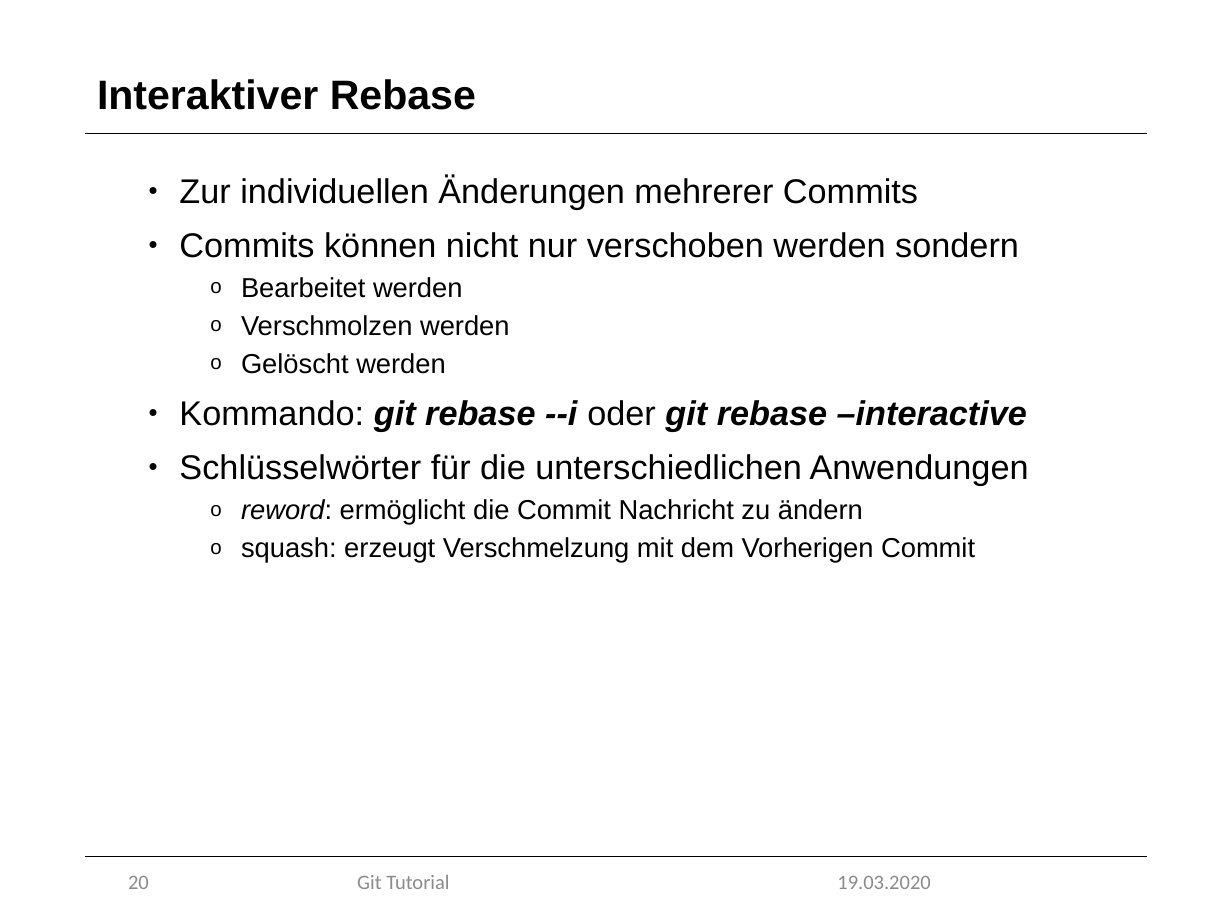
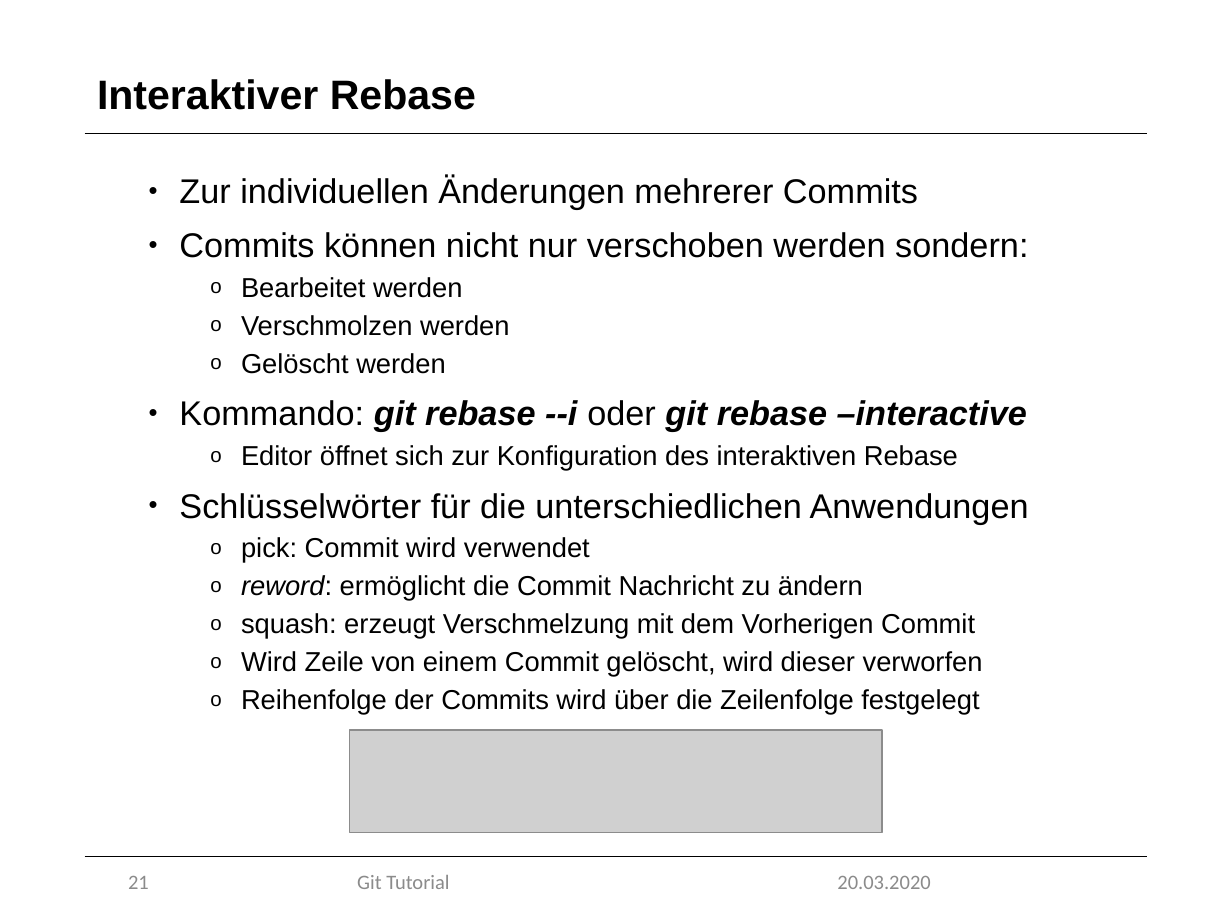
Before and after one commit to marcretzlaff/projektarbeit, a slide deck: slide 21 of Präsentation-90min/Präsentation-90min.pptx (slide 20 before the commit). Drawn at 1232x924 pixels with LibreOffice and Linux fonts; fonts in the diff are those of the drawing; grey boxes stand for pictures; background and template pictures are left out. Boxes give left, top, right and bottom in pixels: in the first picture for what was removed or moved away, otherwise in the second. Text is boxed around its words. In the diff, an @@ line names an element or a change of style, - is before the commit and + after.

```diff
--- a/Präsentation-90min/Präsentation-90min.pptx
+++ b/Präsentation-90min/Präsentation-90min.pptx
@@ text at (179, 232, 1028, 258): text changed @@
-• Commits können nicht nur verschoben werden sondern
+• Commits können nicht nur verschoben werden sondern:
@@ text at (241, 445, 958, 471): paragraph added @@
+  o Editor öffnet sich zur Konfiguration des interaktiven Rebase
@@ text at (241, 537, 590, 563): paragraph added @@
+  o pick: Commit wird verwendet
@@ text at (241, 651, 983, 715): paragraphs added @@
+  o Wird Zeile von einem Commit gelöscht, wird dieser verworfen
+  o Reihenfolge der Commits wird über die Zeilenfolge festgelegt
@@ picture added at (350, 731, 882, 833) @@
@@ page number at (128, 876, 149, 889): text changed @@
-20
+21
@@ text at (837, 876, 930, 889): text changed @@
-19.03.2020
+20.03.2020
```
Also in this commit, not shown: 32 other slides changed, 1 slide added, 1 slide removed, 4 other files.
